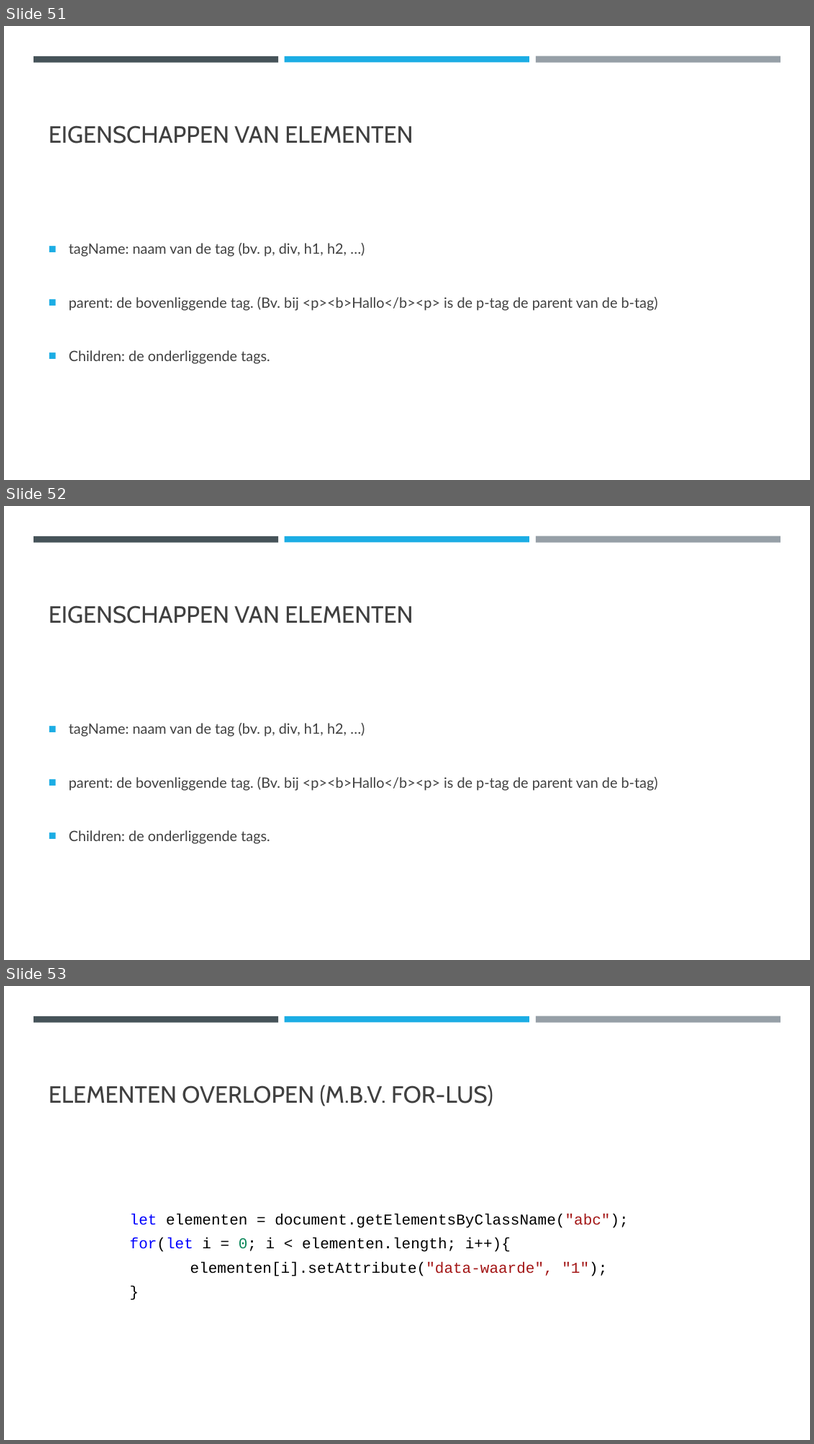
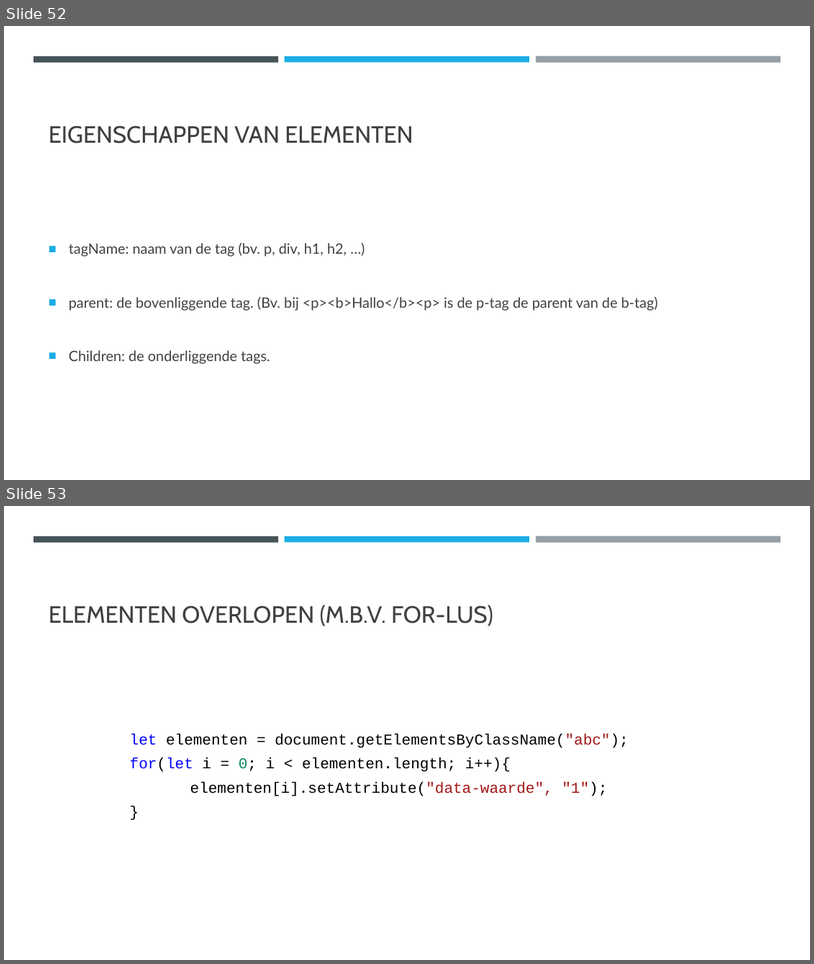
Before and after one commit to DhrLeroy/Webdesign, a slide deck: Webdesign.pptx. Shown one above the other, each under a label of ours: slides 51, 52 and 53 before the commit, slides 52 and 53 after it. The pictures are 814x1444 and 814x964 pixels, drawn with LibreOffice and Linux fonts; fonts in the diff are those of the drawing. Boxes give left, top, right and bottom in pixels: in the first picture for what was removed or moved away, otherwise in the second. Text is boxed around its words. In the diff, an @@ line names an element or a change of style, - is before the commit and + after.

```diff
--- a/Webdesign.pptx
+++ b/Webdesign.pptx
@@ slide 52 removed at [4, 506, 810, 960], background #FFFFFF; not listed: 3 template elements that a slide beside it also shows @@
@@ title removed at [49, 605, 413, 623] @@
-EIGENSCHAPPEN VAN ELEMENTEN
@@ text removed at [69, 723, 658, 844] @@
-■ tagName: naam van de tag (bv. p, div, h1, h2, …)
-■ parent: de bovenliggende tag. (Bv. bij <p><b>Hallo</b><p> is de p-tag de parent van de b-tag)
-■ Children: de onderliggende tags.
@@ what was slide 51 is now slide 52 @@
```
Also in this commit, not shown: 7 slides changed, 1 slide added, 2 other files.
